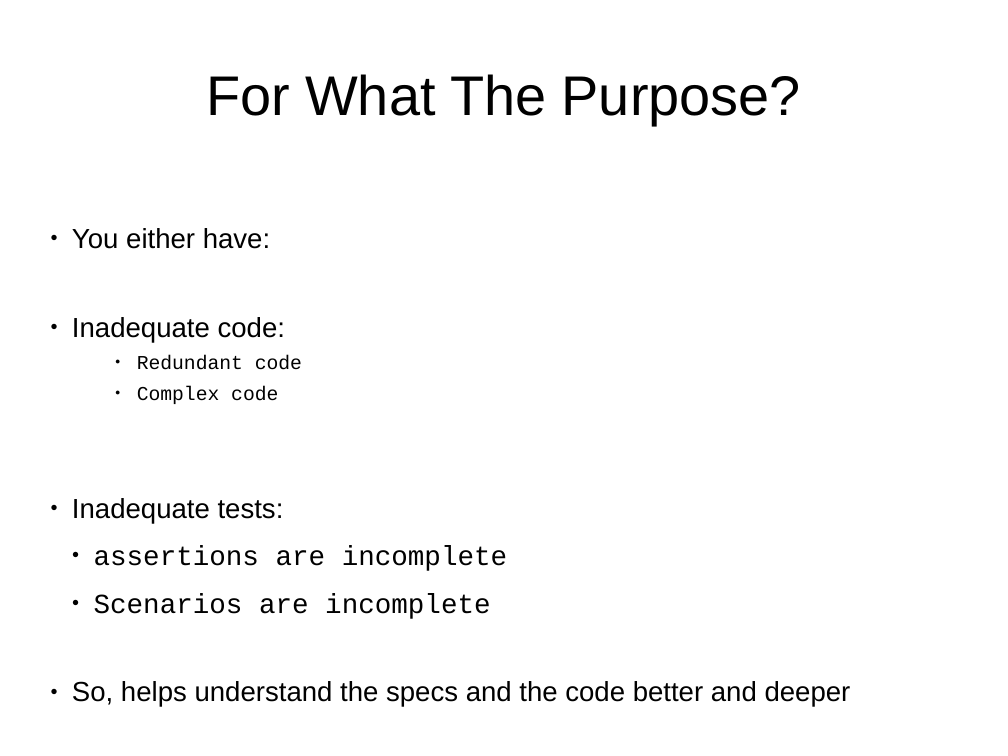
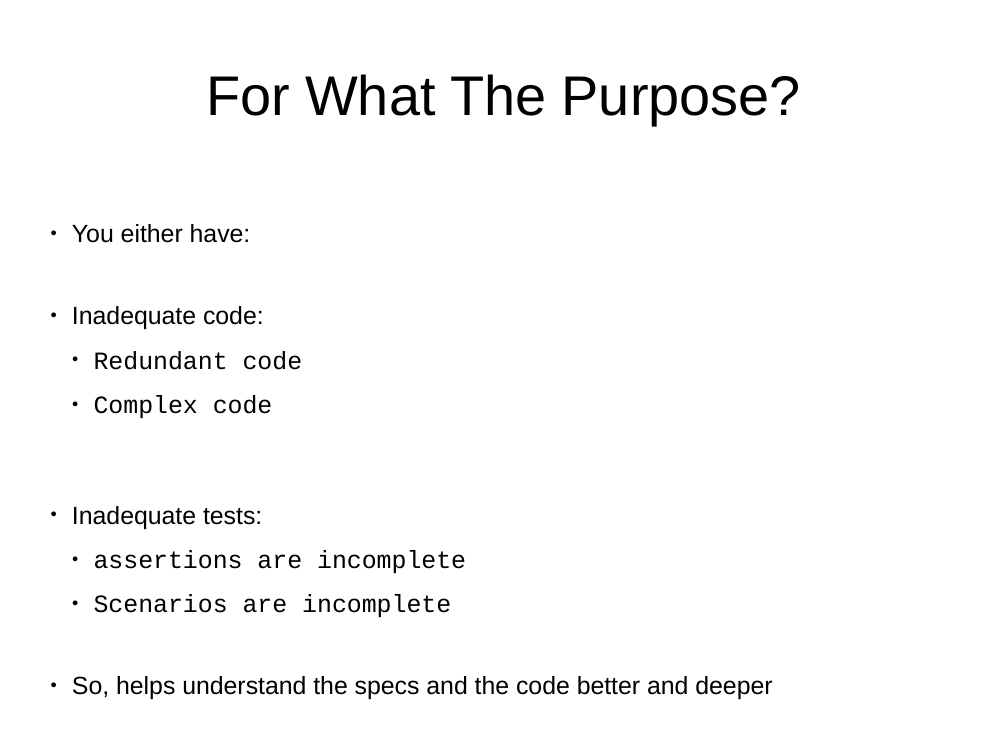
Before and after one commit to wesamhaboush/mutation-testing, a slide deck: slide 12 of pres.odp (slide 7 before the commit). Drawn at 1008x756 pixels with LibreOffice and Linux fonts; fonts in the diff are those of the drawing. Boxes give left, top, right and bottom in pixels: in the first picture for what was removed or moved away, otherwise in the second. Text is boxed around its words. In the diff, an @@ line names an element or a change of style, - is before the commit and + after.

```diff
--- a/pres.odp
+++ b/pres.odp
@@ text "You either have:" at <box>72,224,772,699</box>: size 21.7 to 19.6 pt in "You either have:", "Inadequate code:", "Inadequate tests:", "assertions are incomplete" and 2 more places; size 15.5 to 19.6 pt in "Redundant code", "Complex code"; list level 4 to 2 in "Redundant code"; list level 4 to 2 in "Complex code" @@
```
Also in this commit, not shown: 4 other slides changed, 7 slides added.
